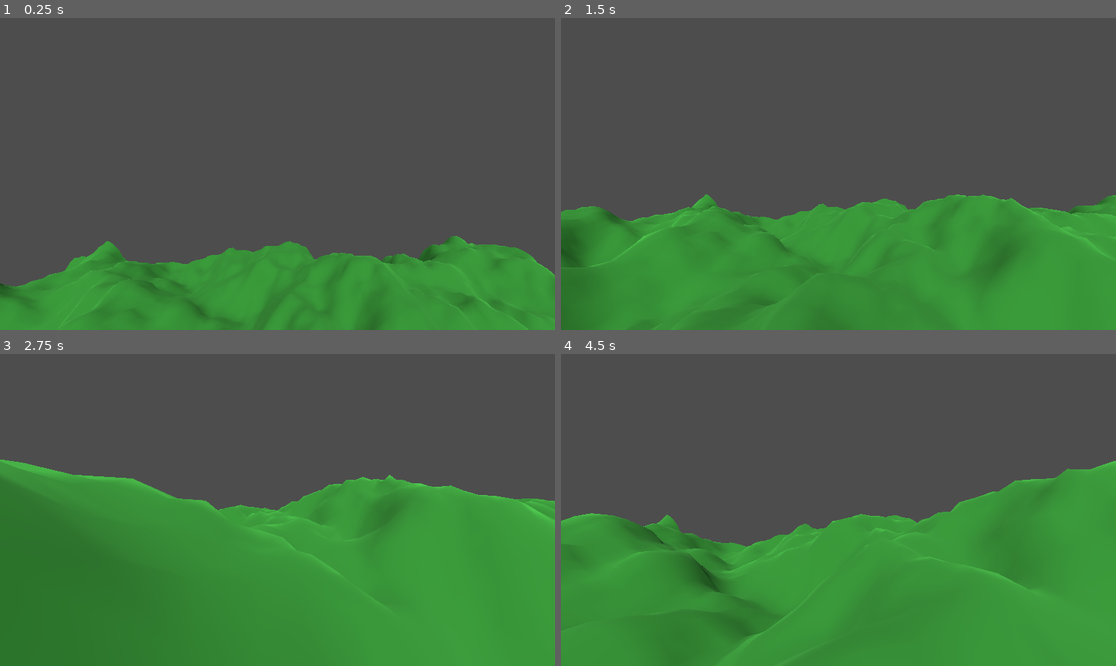
Above: before the commit, frames 1-4 (two rows, left to right).
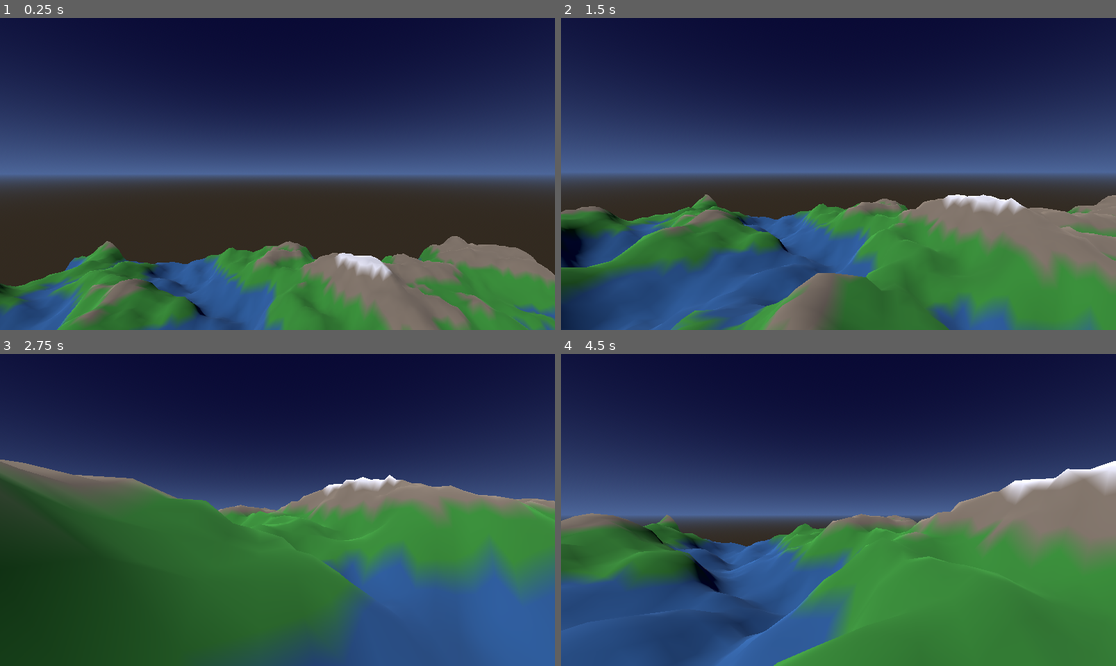
Above: after the commit, the same moments.

Repository: Ivanchux/silent-worlds
Game: Godot game, scene res://main.tscn
The game is run twice, just before and just after one commit, with the same random seed, the same clock (stepped at 60 frames per second) and the same inputs.
Inputs (mouse positions are in pixels of both pictures, inside the frame that each line leads up to):
- Up to frame 1 (0.25 s): no input
- Up to frame 2 (1.5 s): tap Enter (ui_accept) at 0.5, 0.77 s; move the mouse to (866, 174) at 0.52 s; hold Up (ui_up) from 0.53 s (still down); move the mouse to (810, 174) at 1.27 s
- Up to frame 3 (2.75 s): keep holding Up (ui_up); tap Enter (ui_accept) at 1.52 s; move the mouse to (288, 503) at 2.02 s
- Up to frame 4 (4.5 s): keep holding Up (ui_up); move the mouse to (832, 516) at 2.77 s; tap Enter (ui_accept) at 3.02, 3.77 s; move the mouse to (877, 513) at 3.52 s; move the mouse to (794, 506) at 4.27 s

The runs differ from the first frame. In frame 1, 89% of the frame differs, in the area x 0-100%, y 0-100%; in frame 2, 87%; in frame 3, 93%; in frame 4, 83%.

Commit message:
Fase 1 - Texturizado por altura: nieve, roca, hierba, agua

Diff:
--- a/main.tscn
+++ b/main.tscn
@@ -5,8 +5,14 @@
 
 [sub_resource type="CapsuleShape3D" id="CapsuleShape3D_0xm2m"]
 
-[sub_resource type="Environment" id="Environment_0xm2m"]
+[sub_resource type="ProceduralSkyMaterial" id="ProceduralSkyMaterial_0xm2m"]
+
+[sub_resource type="Sky" id="Sky_0xm2m"]
+sky_material = SubResource("ProceduralSkyMaterial_0xm2m")
+
+[sub_resource type="Environment" id="Environment_h2yge"]
 background_mode = 2
+sky = SubResource("Sky_0xm2m")
 
 [node name="Node3D" type="Node3D" unique_id=805048241]
 
@@ -30,7 +36,7 @@
 [node name="CollisionShape3D" type="CollisionShape3D" parent="StaticBody3D" unique_id=1675499590]
 
 [node name="DirectionalLight3D" type="DirectionalLight3D" parent="." unique_id=1969879250]
-transform = Transform3D(1, 0, 0, 0, 0.70710677, 0.70710677, 0, -0.70710677, 0.70710677, 0, 0, 0)
+transform = Transform3D(0.70710677, 0.49999997, -0.49999997, 0, 0.70710677, 0.70710677, 0.70710677, -0.49999997, 0.49999997, 0, 0, 0)
 
 [node name="WorldEnvironment" type="WorldEnvironment" parent="." unique_id=1583902742]
-environment = SubResource("Environment_0xm2m")
+environment = SubResource("Environment_h2yge")
--- a/static_body_3d.gd
+++ b/static_body_3d.gd
@@ -17,20 +17,33 @@
 		for x in resolution:
 			heights.append(noise.get_noise_2d(x, z) * 10.0)
 
-	# Colision con HeightMapShape3D
+	# Colision
 	var hmap = HeightMapShape3D.new()
 	hmap.map_width = resolution
 	hmap.map_depth = resolution
 	hmap.map_data = heights
 	collision.shape = hmap
 
-	# Malla visual
+	# Malla visual con color por altura
 	var surface = SurfaceTool.new()
 	surface.begin(Mesh.PRIMITIVE_TRIANGLES)
 
 	for z in resolution:
 		for x in resolution:
 			var height = noise.get_noise_2d(x, z) * 10.0
+
+			# Color segun altura
+			var color
+			if height > 6.0:
+				color = Color(0.9, 0.9, 0.95) # nieve
+			elif height > 3.0:
+				color = Color(0.5, 0.45, 0.4) # roca
+			elif height > 0.0:
+				color = Color(0.2, 0.55, 0.2) # hierba
+			else:
+				color = Color(0.15, 0.35, 0.6) # agua
+
+			surface.set_color(color)
 			surface.set_uv(Vector2(float(x)/resolution, float(z)/resolution))
 			surface.add_vertex(Vector3(
 				(x - resolution/2.0) * (float(size)/resolution),
@@ -51,6 +64,23 @@
 	surface.generate_normals()
 	mesh_instance.mesh = surface.commit()
 
+	# Material que usa el color de vertices
 	var mat = StandardMaterial3D.new()
-	mat.albedo_color = Color(0.2, 0.6, 0.2)
+	mat.vertex_color_use_as_albedo = true
 	mesh_instance.material_override = mat
+
+	# Cielo
+	var sky_material = ProceduralSkyMaterial.new()
+	sky_material.sky_top_color = Color(0.05, 0.05, 0.2)
+	sky_material.sky_horizon_color = Color(0.3, 0.4, 0.6)
+	sky_material.ground_horizon_color = Color(0.3, 0.4, 0.6)
+
+	var sky = Sky.new()
+	sky.sky_material = sky_material
+
+	var env = Environment.new()
+	env.background_mode = Environment.BG_SKY
+	env.sky = sky
+
+	var world_env = get_parent().get_node("WorldEnvironment")
+	world_env.environment = env
